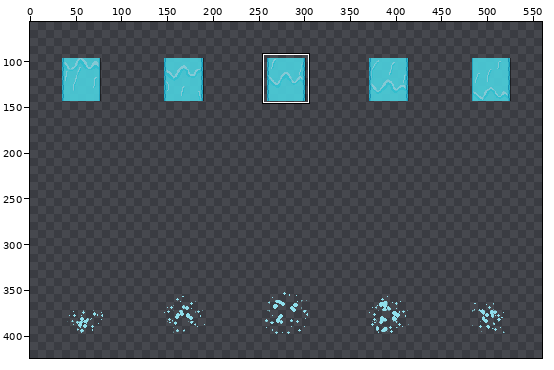
Sprite sheet: assets/textures/waterfall.png. Above: a wide view before the commit, with the close-up outlined.
Close-up. Before the commit:
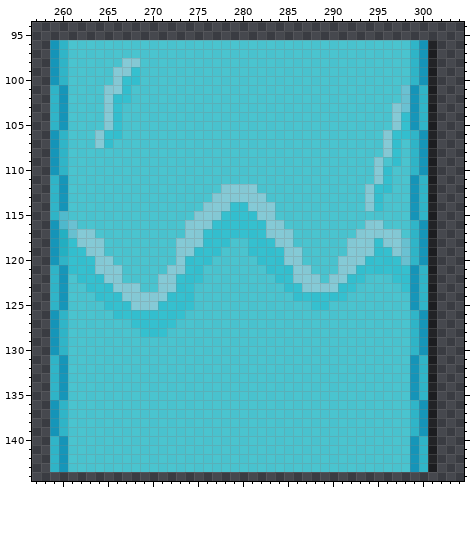
The file is 240x96 pixels. Colours within 5 levels of each other are drawn and written as one. Shown: x 257..304, y 94..144. The old version is drawn lined up with the new one. The wide view leaves out empty margins. The commit also changed other parts of the picture, which this record leaves out.
The same view after the edit:
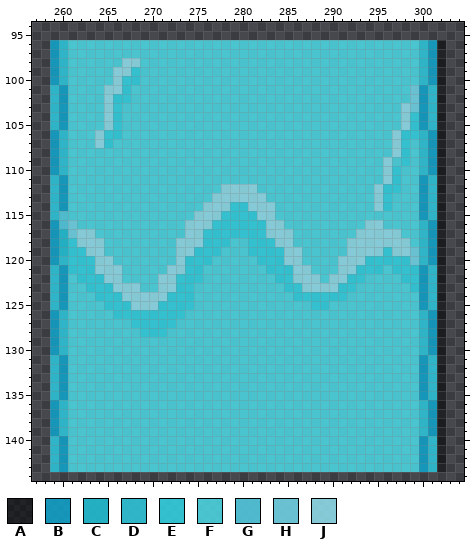
Palette (. is transparent): A #00000082  B #0fa2cadd  C #1fc0d4dd  D #2dc6dbdd  E #32d2e3dd  F #4bd7e3dd  G #52cbe1dd  H #6fd4e6dd  J #8fdeebdd
Difference:
canvas 240x96 -> 560x480; drawings rearranged on the sheet (the old picture shows each at its new place)
@@ x 292..304 @@
  95 .............
- 96 FFFFFFFDBA...
- 97 FFFFFFFDBA...
- 98 FFFFFFFDBA...
- 99 FFFFFFFDBA...
-100 FFFFFFFDBA...
-101 FFFFFFHBDA...
-102 FFFFFFHBDA...
-103 FFFFFJHBDA...
-104 FFFFFJEBDA...
-105 FFFFFJEBDA...
-106 FFFFJEEDBA...
-107 FFFFJEFDBA...
-108 FFFFJEFDBA...
-109 FFFJFEFDBA...
-110 FFFJEFFDBA...
-111 FFFJEFFBDA...
-112 FFJEEFFBDA...
-113 FFJEFFFBDA...
-114 FFJEFFFBDA...
-115 FFFFFFFBDA...
-116 FFJJFFFDBA...
-117 FJJJJJFDBA...
-118 JJJEJJHDBA...
-119 JJJEEJHDBA...
-120 JJEEEEHDBA...
-121 JEEEEEEBDA...
-122 EEFFFEEBDA...
-123 EFFFFFEBDA...
-124 FFFFFFFBDA...
-125 FFFFFFFBDA...
-126 FFFFFFFDBA...
-127 FFFFFFFDBA...
-128 FFFFFFFDBA...
-129 FFFFFFFDBA...
-130 FFFFFFFDBA...
-131 FFFFFFFBDA...
-132 FFFFFFFBDA...
-133 FFFFFFFBDA...
-134 FFFFFFFBDA...
-135 FFFFFFFBDA...
-136 FFFFFFFDBA...
-137 FFFFFFFDBA...
-138 FFFFFFFDBA...
-139 FFFFFFFDBA...
-140 FFFFFFFBDA...
-141 FFFFFFFBDA...
-142 FFFFFFFBDA...
-143 FFFFFFFBDA...
+ 96 FFFFFFFFDBA..
+ 97 FFFFFFFFDBA..
+ 98 FFFFFFFFDBA..
+ 99 FFFFFFFFDBA..
+100 FFFFFFFFDBA..
+101 FFFFFFFHBDA..
+102 FFFFFFFHBDA..
+103 FFFFFFJHBDA..
+104 FFFFFFJEBDA..
+105 FFFFFFJEBDA..
+106 FFFFFJEEDBA..
+107 FFFFFJEFDBA..
+108 FFFFFJEFDBA..
+109 FFFFJFEFDBA..
+110 FFFFJEFFDBA..
+111 FFFFJEFFBDA..
+112 FFFJEEFFBDA..
+113 FFFJEFFFBDA..
+114 FFFJEFFFBDA..
+115 FFFFFFFFBDA..
+116 FFJJFFFFDBA..
+117 FJJJJJFFDBA..
+118 JJJJJJJFDBA..
+119 JJJJEJJHDBA..
+120 JJEEEEEHDBA..
+121 JEEEFEEEBDA..
+122 EEFFFFEEBDA..
+123 EFFFFFFEBDA..
+124 FFFFFFFFBDA..
+125 FFFFFFFFBDA..
+126 FFFFFFFFDBA..
+127 FFFFFFFFDBA..
+128 FFFFFFFFDBA..
+129 FFFFFFFFDBA..
+130 FFFFFFFFDBA..
+131 FFFFFFFFBDA..
+132 FFFFFFFFBDA..
+133 FFFFFFFFBDA..
+134 FFFFFFFFBDA..
+135 FFFFFFFFBDA..
+136 FFFFFFFFDBA..
+137 FFFFFFFFDBA..
+138 FFFFFFFFDBA..
+139 FFFFFFFFDBA..
+140 FFFFFFFFBDA..
+141 FFFFFFFFBDA..
+142 FFFFFFFFBDA..
+143 FFFFFFFFBDA..
 144 .............
